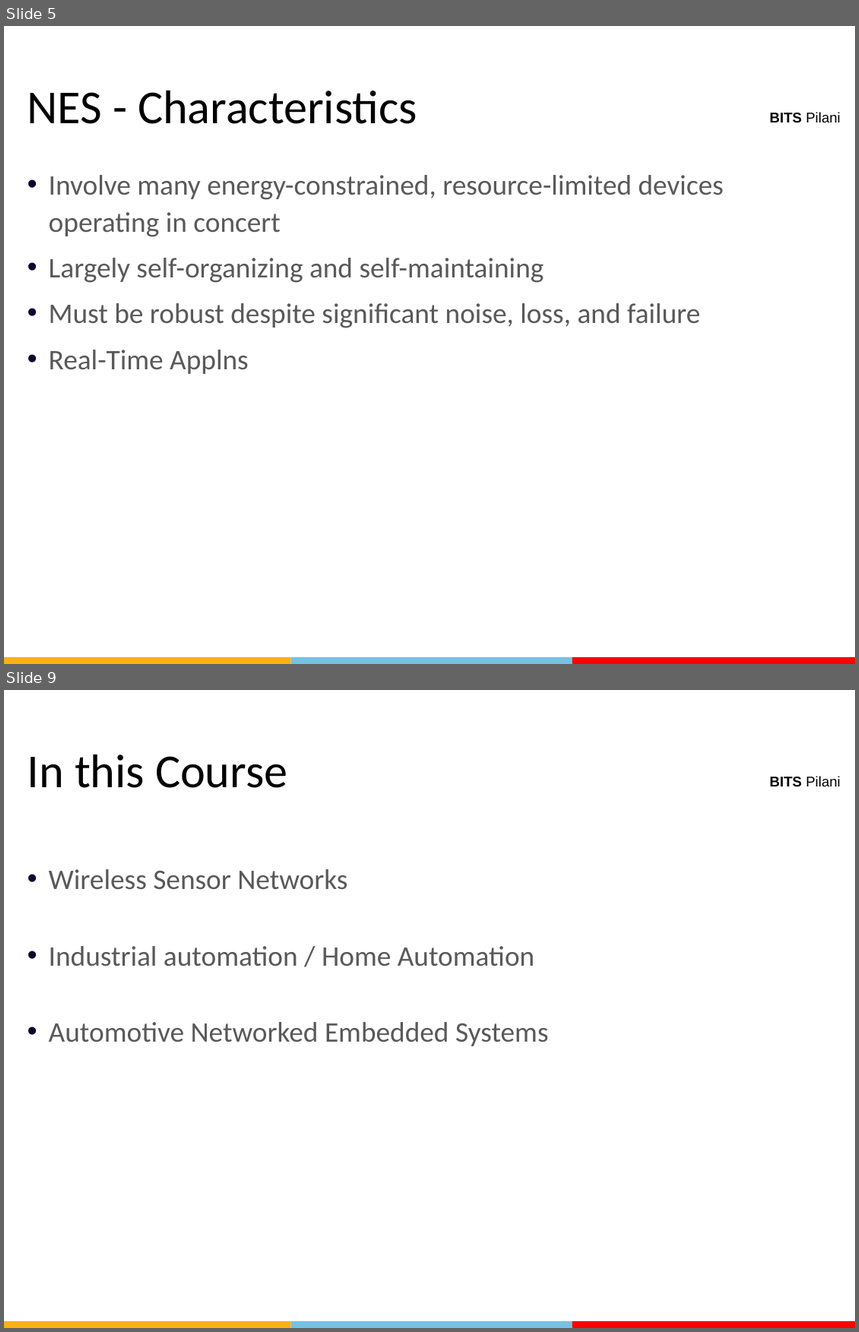
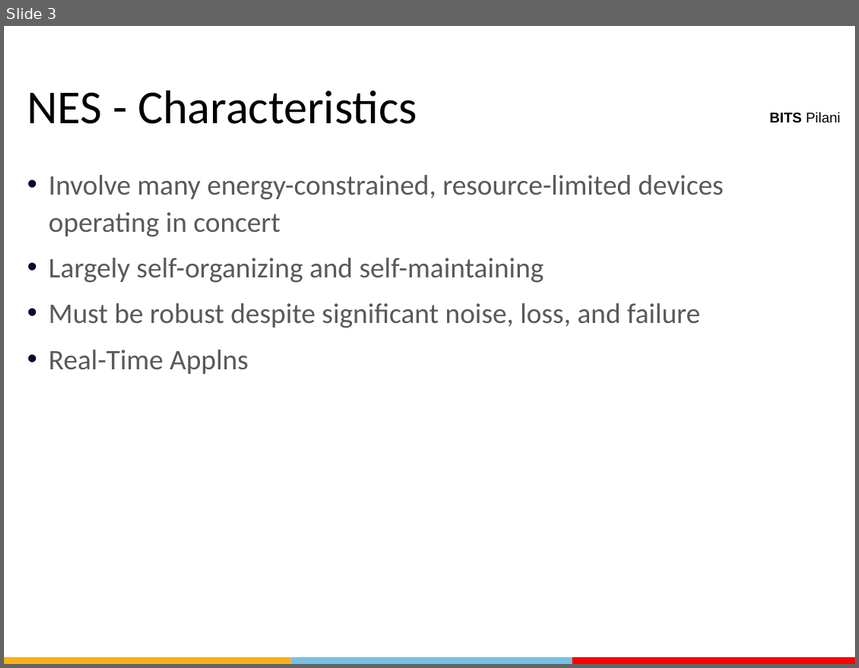
Before and after one commit to AbidKhan01ak/Mtech-7th-Sem, a slide deck: NEA/Recorded Lectures/1426783_81212_rl1.1.1.pptx. Shown one above the other, each under a label of ours: slides 5 and 9 before the commit, slide 3 after it; the slides between them are not shown. The pictures are 859x1332 and 859x668 pixels, drawn with LibreOffice and Linux fonts; fonts in the diff are those of the drawing; background and template pictures are left out. Boxes give left, top, right and bottom in pixels: in the first picture for what was removed or moved away, otherwise in the second. Text is boxed around its words. In the diff, an @@ line names an element or a change of style, - is before the commit and + after.

```diff
--- a/NEA/Recorded Lectures/1426783_81212_rl1.1.1.pptx
+++ b/NEA/Recorded Lectures/1426783_81212_rl1.1.1.pptx
@@ slide 9 removed at (4,690,855,1328), background #FFFFFF; not listed: 4 template elements that a slide beside it also shows @@
@@ title removed at (28,754,287,788) @@
-In this Course
@@ text removed at (49,869,549,1046) @@
-• Wireless Sensor Networks
-• Industrial automation / Home Automation
-• Automotive Networked Embedded Systems
@@ what was slide 5 is now slide 3 @@
```
Also in this commit, not shown: 6 other slides removed, 24 other files.
